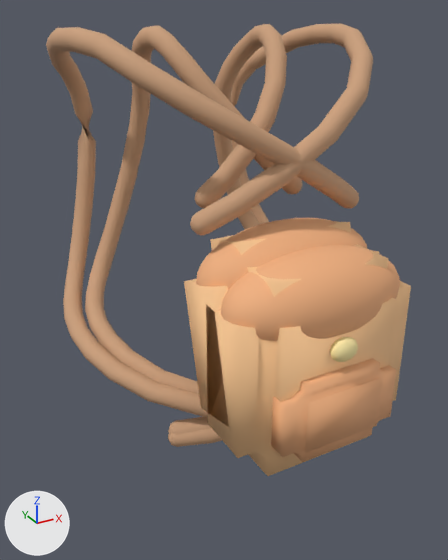
What one commit did to the glTF model modules/Wardrobe/Models/Clothes/little_backpack.glb.
One viewpoint serves both versions: a camera (50 mm lens) standing at (-0.357, -0.686, 1.026) and looking at (-0.022, -0.078, 0.721). Every picture has the same lights, and +X, +Y and +Z are marked at lower left. The older version comes first.

Objects in the first picture: 'BodyBoy', 'BodyGirl'.
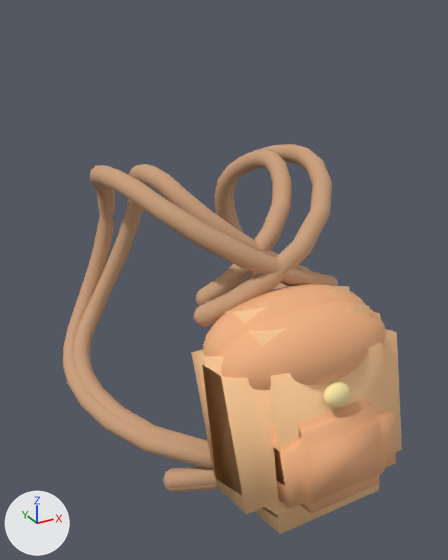
Where the change shows, as pixel boxes (x1, y1, x2, y2) in the pictures (448 x 560 px; the box of a moved part takes in the faces that stretch with it):
'BodyBoy', reshaped (7% narrower, 14% shorter): before (46, 23, 411, 476); after (63, 144, 402, 534)
'BodyGirl', reshaped (6% wider, 10% shorter): before (85, 24, 379, 435); after (74, 150, 387, 519)
part 1 of me_bodyboy, moved or reshaped: before (206, 244, 411, 476); after (202, 302, 402, 534)
part 2 of me_bodyboy, moved or reshaped: before (271, 358, 397, 462); after (274, 405, 396, 514)
part 3 of me_bodyboy, moved or reshaped: before (330, 337, 358, 362); after (323, 382, 350, 407)
part 4 of me_bodyboy, moved or reshaped: before (190, 212, 207, 235); after (193, 306, 209, 327)
part 5 of me_bodyboy, moved or reshaped: before (168, 433, 180, 447); after (164, 483, 173, 492)
part 6 of me_bodyboy, moved or reshaped: before (46, 23, 400, 446); after (63, 144, 386, 492)
part 7 of me_bodygirl, moved or reshaped (mostly hidden): before (184, 221, 379, 427); after (191, 286, 381, 519)
part 8 of me_bodygirl, moved or reshaped (not visible before): after (271, 397, 387, 484)
part 9 of me_bodygirl, moved or reshaped (not visible afterwards): before (287, 182, 302, 194)
part 10 of me_bodygirl, moved or reshaped: before (195, 189, 211, 208); after (195, 289, 208, 306)
part 11 of me_bodygirl, moved or reshaped: before (168, 420, 178, 435); after (163, 468, 175, 488)
part 12 of me_bodygirl, moved or reshaped: before (85, 24, 368, 435); after (74, 150, 365, 488)

The change, as a diff of the scene's bpy script:
```diff
--- a/modules/Wardrobe/Models/Clothes/little_backpack.glb.py
+++ b/modules/Wardrobe/Models/Clothes/little_backpack.glb.py
@@ me_bodyboy @@
 # used by ob_bodyboy; location = (0.0, 0.0, 0.42)
-me_bodyboy.from_pydata(...)  # 1403 vertices, 2692 faces; spans x -0.197..0.197, y -0.29..0.16, z 0.135..0.587
+me_bodyboy.from_pydata(...)  # 1403 vertices, 2692 faces; spans x -0.207..0.207, y -0.306..0.144, z 0.084..0.437
+# me_bodyboy part 1: the loose piece of 48 vertices spanning x -0.105..0.105, y -0.274..-0.174, z 0.154..0.374 is turned -12.4 degrees about the x axis through its middle, then moved by (0.0, -0.004, -0.066)
+# me_bodyboy part 2: the loose piece of 48 vertices spanning x -0.07..0.07, y -0.29..-0.258, z 0.184..0.274 is turned -12.4 degrees about the x axis through its middle, then moved by (0.0, -0.011, -0.055)
+# me_bodyboy part 3: the loose piece of 62 vertices spanning x -0.016..0.016, y -0.289..-0.271, z 0.287..0.313 is turned -12.4 degrees about the x axis through its middle, then moved by (0.0, 0.005, -0.055)
+# me_bodyboy part 4: the loose piece of 52 vertices spanning x -0.104..-0.081, y -0.172..-0.148, z 0.397..0.421 is moved by (0.008, 0.014, -0.111)
+# me_bodyboy part 5: the loose piece of 52 vertices spanning x -0.13..-0.108, y -0.154..-0.13, z 0.135..0.159 is moved by (-0.015, -0.018, -0.047)
+# me_bodyboy part 6: 1037 of 1403 vertices moved; they spanned x -0.197..0.197, y -0.28..0.16, z 0.136..0.587 and now span x -0.207..0.207, y -0.269..0.144, z 0.089..0.437; mean shift (0.0, 0.004, -0.087); largest move (-0.174, -0.032, 0.583) -> (-0.138, -0.025, 0.433)
+# other edits to the shape of me_bodyboy do not show in these pictures
 me_bodyboy.materials.append(mat_cloth)
@@ me_bodygirl @@
 # used by ob_bodygirl; location = (0.0, 0.0, 0.42)
-me_bodygirl.from_pydata(...)  # 1403 vertices, 2692 faces; spans x -0.172..0.172, y -0.27..0.106, z 0.141..0.587
+me_bodygirl.from_pydata(...)  # 1403 vertices, 2692 faces; spans x -0.196..0.196, y -0.297..0.12, z 0.093..0.434
+# me_bodygirl part 7: the loose piece of 48 vertices spanning x -0.105..0.105, y -0.256..-0.124, z 0.165..0.395 is turned -7.1 degrees about the x axis through its middle, then moved by (0.0, -0.021, -0.072)
+# me_bodygirl part 8: the loose piece of 48 vertices spanning x -0.07..0.07, y -0.27..-0.224, z 0.212..0.305 is turned -7.1 degrees about the x axis through its middle, then moved by (0.0, -0.024, -0.065)
+# me_bodygirl part 9: the loose piece of 52 vertices spanning x 0.046..0.069, y -0.112..-0.088, z 0.403..0.427 is moved by (0.009, -0.015, -0.113)
+# me_bodygirl part 10: the loose piece of 52 vertices spanning x -0.069..-0.046, y -0.112..-0.088, z 0.403..0.427 is moved by (-0.009, -0.015, -0.113)
+# me_bodygirl part 11: the loose piece of 52 vertices spanning x -0.128..-0.105, y -0.151..-0.127, z 0.141..0.165 is moved by (-0.018, -0.021, -0.048)
+# me_bodygirl part 12: 1037 of 1403 vertices moved; they spanned x -0.172..0.172, y -0.228..0.106, z 0.142..0.587 and now span x -0.196..0.196, y -0.241..0.12, z 0.094..0.434; mean shift (0.0, -0.007, -0.091); largest move (-0.075, -0.012, 0.565) -> (-0.087, -0.015, 0.412)
+# other edits to the shape of me_bodygirl do not show in these pictures
 me_bodygirl.materials.append(mat_cloth)
```
